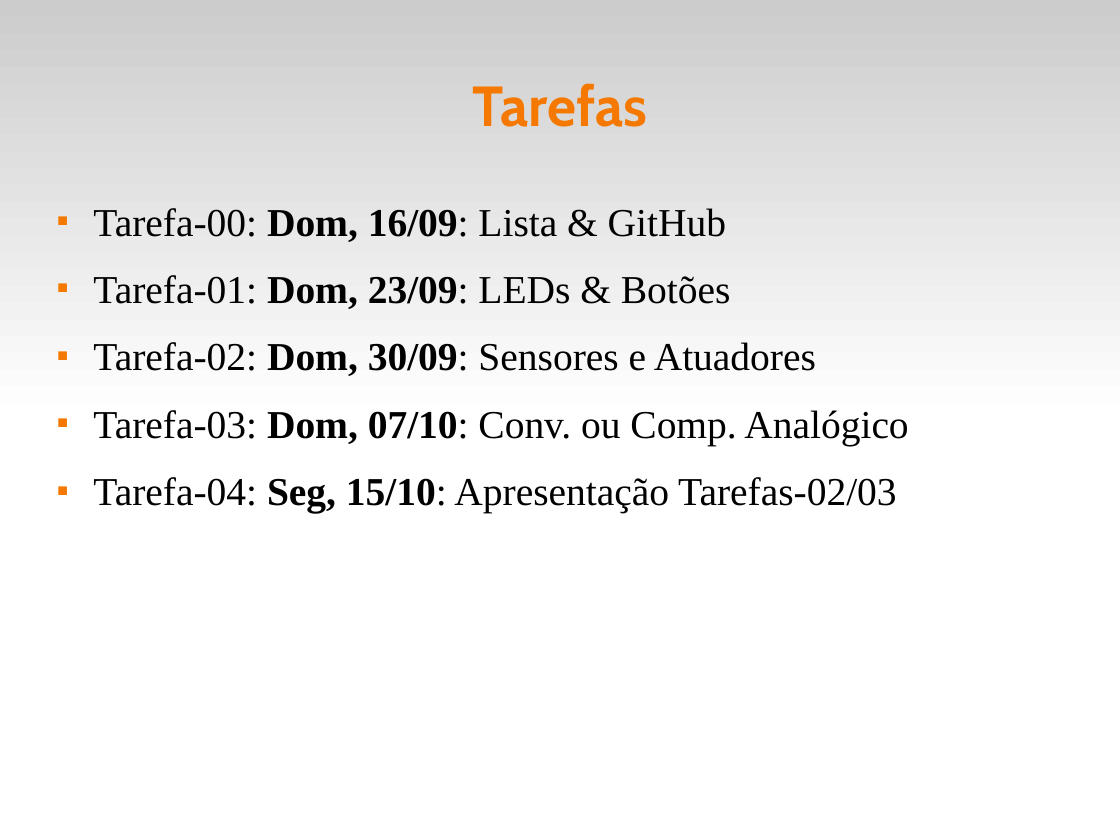
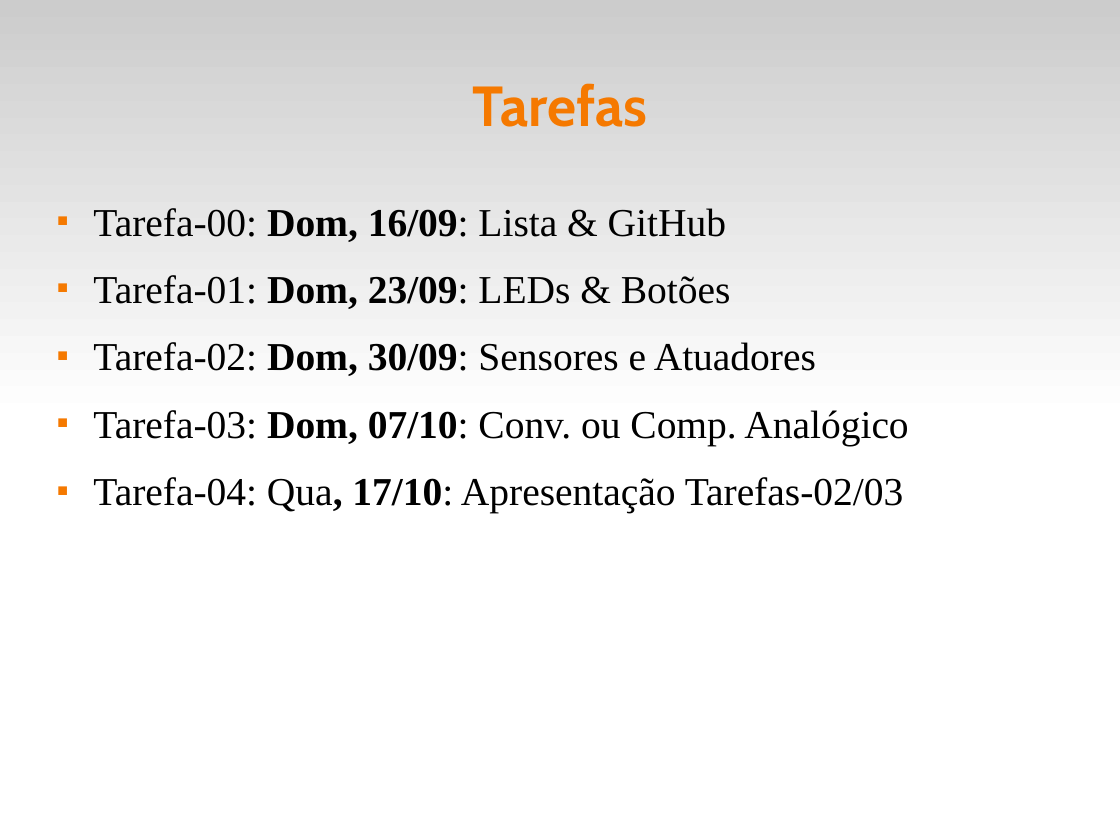
Before and after one commit to fsantanna-uerj/SE, a slide deck: slide 15 of Slides/se-00-intro.odp. Drawn at 1120x840 pixels with LibreOffice and Linux fonts; fonts in the diff are those of the drawing. Boxes give left, top, right and bottom in pixels: in the first picture for what was removed or moved away, otherwise in the second. Text is boxed around its words. In the diff, an @@ line names an element or a change of style, - is before the commit and + after.

```diff
--- a/Slides/se-00-intro.odp
+++ b/Slides/se-00-intro.odp
@@ text at box(93, 477, 904, 514): text changed @@
-■ Tarefa-04: Seg, 15/10: Apresentação Tarefas-02/03
+■ Tarefa-04: Qua, 17/10: Apresentação Tarefas-02/03
```
Also in this commit, not shown: 1 other slide changed, 2 other files.
